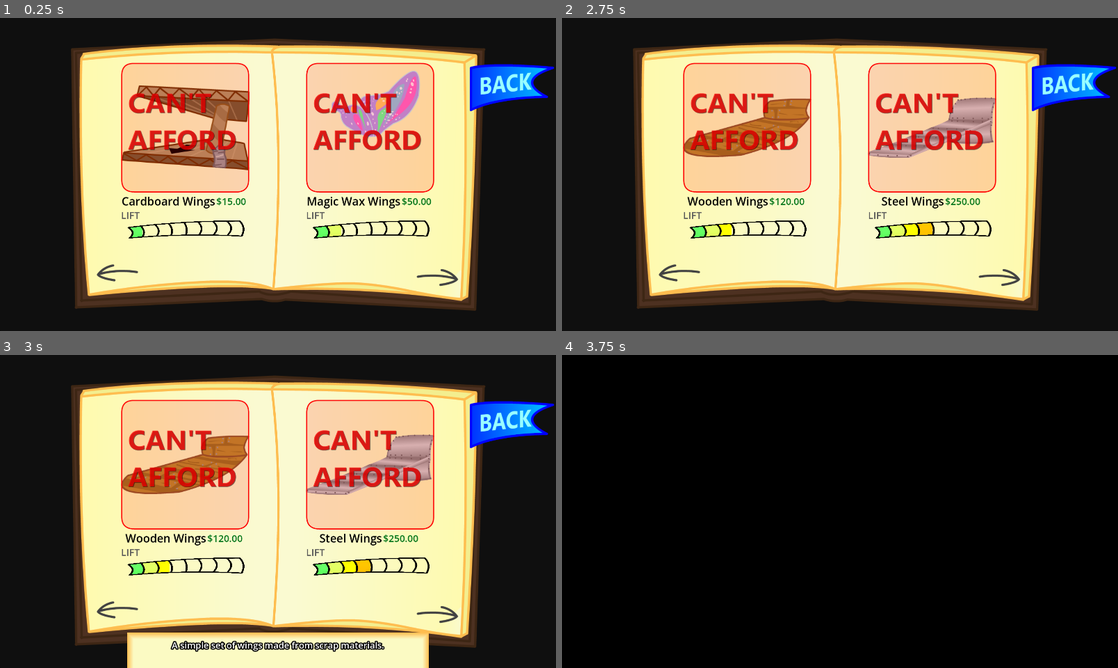
Above: before the commit, frames 1-4 (two rows, left to right).
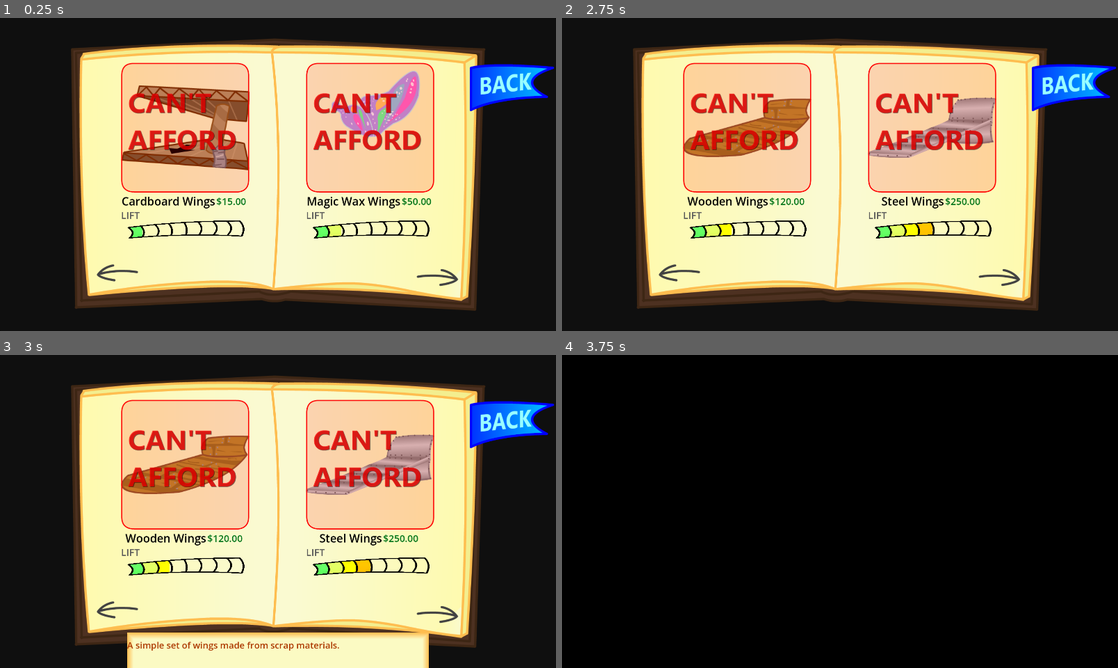
Above: after the commit, the same moments.

Repository: 100-Devs-1-Game/FlightOfHarmony
Game: Godot game, scene res://shop/upgrade_book/upgrade_book.tscn
Same seed, same stepped clock (60 frames per second), same inputs: the game is played once before the commit and once after it. This scene is started directly instead of the project's main scene.
Inputs (mouse positions are in pixels of both pictures, inside the frame that each line leads up to):
- Up to frame 1 (0.25 s): no input
- Up to frame 2 (2.75 s): click (1001, 277) at 0.5 s; click (1001, 277) at 1.25 s; click (678, 271) at 2 s
- Up to frame 3 (3 s): click (183, 464) at 2.77 s
- Up to frame 4 (3.75 s): click (1073, 423) at 3.5 s

Frames 1-2 are identical in both runs. In frame 3, 1.0% of the frame differs, in the area x 22-70%, y 91-95%; in frame 4, nothing differs.

Commit message:
Tweak description text

Diff:
--- a/src/shop/upgrade_book/upgrade_book.tscn
+++ b/src/shop/upgrade_book/upgrade_book.tscn
@@ -173,12 +173,10 @@
 offset_top = 21.0
 grow_horizontal = 2
 grow_vertical = 2
-theme_override_colors/font_color = Color(1, 1, 1, 1)
+theme_override_colors/font_color = Color(0.678431, 0.223529, 0.00392157, 1)
 theme_override_colors/font_outline_color = Color(0, 0, 0, 1)
-theme_override_constants/outline_size = 15
 theme_override_font_sizes/font_size = 31
 text = "[This is the item description, you can tell because it is describing something]"
-horizontal_alignment = 1
 autowrap_mode = 3
 
 [node name="BookAnim" type="AnimationPlayer" parent="."]
